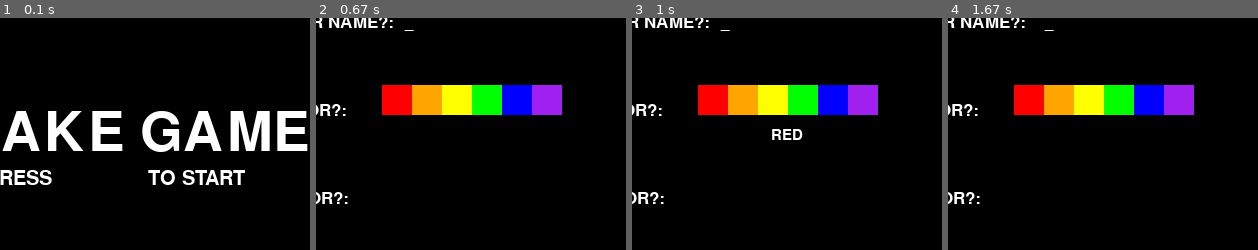
Above: before the commit, frames 1-4 (left to right).
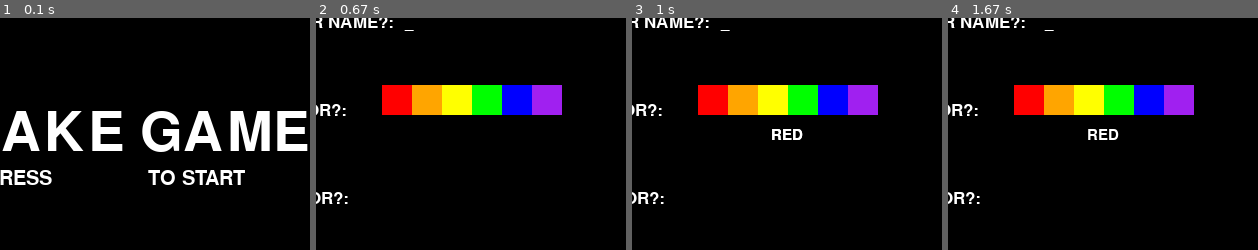
Above: after the commit, the same moments.

Repository: alexsavino/walmart_retro_snake
Game: pygame game, started from pygame_snake.py
The game is run twice, just before and just after one commit, with the same random seed, the same clock (stepped at 60 frames per second) and the same inputs.
Inputs (mouse positions are % of the whole screen's width and height, from its top left):
- Up to frame 1 (0.1 s): no input
- Up to frame 2 (0.67 s): tap Space at 0.33 s
- Up to frame 3 (1 s): click (45, 39) at 0.72 s
- Up to frame 4 (1.67 s): tap Space at 1.07, 1.37 s; click (62, 59) at 1.6 s
The pictures show only the part of the screen within x 32-82%, y 21-71%; the shares and areas given below are measured in that part.

Frames 1-2 are identical in both runs. In frame 3, 0.1% of the frame differs, in the area x 45-56%, y 47-53%; in frame 4, 0.3%.

Commit message:
update
1. turned the color box into messy functions to clean up later 2. made the arrows fill in when you hover over them 3. made it so that you actually do successfully go to the game screen from the option screen

Diff:
--- a/pygame_snake.py
+++ b/pygame_snake.py
@@ -25,23 +25,41 @@
 # FUNCTIONS THAT RELATE THE SCREENS...
 def back_arrow():
     arrow_color = 'red'
+
+    # TO DRAW THE NEUTRAL ARROW OUTLINE...
     x = 3
     y = 5
     dilation = 5
     back_arrow_vertices = list(dilation * np.array([(x, y), (x+3, y+2.5), (x+3, y+1.25),
                 (x+7, y+1.25), (x+7, y-1.25), (x+3, y-1.25), (x+3, y-2.5)]))
     pyg.draw.polygon(screen, arrow_color, back_arrow_vertices, width=2)
+
+    # TO ENABLE HOVER COLOR...
+    if is_inside_arrow(mouse_pos, back_arrow_vertices):
+        polygon_surface = pyg.Surface((width,height), pyg.SRCALPHA)
+        pyg.draw.polygon(polygon_surface, arrow_color, back_arrow_vertices)
+        screen.blit(polygon_surface, (0, 0))
+
     return back_arrow_vertices
 
 
 def forward_arrow():
     arrow_color = 'green'
+
+    # TO DRAW THE NEUTRAL ARROW OUTLINE...
     x = 124.5
     y = 90
     dilation = 5
     forward_arrow_vertices = list(dilation * np.array([(x, y), (x-3, y+2.5), (x-3, y+1.25),
                 (x-7, y+1.25), (x-7, y-1.25), (x-3, y-1.25), (x-3, y-2.5)]))
     pyg.draw.polygon(screen, arrow_color, forward_arrow_vertices, width=2)
+
+    # TO ENABLE HOVER COLOR...
+    if is_inside_arrow(mouse_pos, forward_arrow_vertices):
+        polygon_surface = pyg.Surface((width,height), pyg.SRCALPHA)
+        pyg.draw.polygon(polygon_surface, arrow_color, forward_arrow_vertices)
+        screen.blit(polygon_surface, (0, 0))
+
     return forward_arrow_vertices
 
 
@@ -62,7 +80,7 @@
         p1x, p1y = p2x, p2y
     return inside
 
-
+hovered_color = None
 # CREATING SCREEN CONDITIONS...
 # PRIMARY GAME LOOP...
 while True:
@@ -188,35 +206,43 @@
 
 
 
-
-
-        # TRYING TO DEFINE A COLOR LINE TO HOPEFULLY PUT IN A FUNCTION!
-        color_options = ['RED','ORANGE','YELLOW','GREEN','BLUE','PURPLE']
-        clicked_box_index = None
-
-        for color_index in range(len(color_options)):
-            color_box_width = 30
-            color_box_x = snake_q_rect.right + 30 + (color_index * color_box_width)
-            color_box_height_adj = -17
-            color_box_y = snake_q_top + color_box_height_adj
-            given_box = pyg.Rect(color_box_x,color_box_y,
-                color_box_width,color_box_width)
-            pyg.draw.rect(screen, color_options[color_index], given_box)
-
-            # this is to add white around the boxes? idk if this fits the look lol
-            #pyg.draw.rect(screen, gen_col, [color_box_x,color_box_y,
-            #    color_box_width,color_box_width],width=1)
-
-            if given_box.collidepoint(mouse_pos):
-                snake_color = a_font.render(str(color_options[color_index]),
-                    True, gen_col)
-                snake_color_width = 360
-                snake_color_height_adj = 33
-                snake_color_height = snake_q_top + snake_color_height_adj
-                snake_color_rect = snake_color.get_rect(center=(snake_color_width,snake_color_height))
-                screen.blit(snake_color, snake_color_rect)
+        def color_bar_caption(snake_color):
+            snake_color_width = 360
+            snake_color_height_adj = 33
+            snake_color_height = snake_q_top + snake_color_height_adj
+            snake_color_rect = snake_color.get_rect(center=(snake_color_width,snake_color_height))
+            screen.blit(snake_color, snake_color_rect)
+
+        def color_bar_system():
+
+            global hovered_color
+
+            color_options = ['RED','ORANGE','YELLOW','GREEN','BLUE','PURPLE']
+
+            for color_index in range(len(color_options)):
+                # DRAWING THE COLORED RECTANGLES...
+                color_box_width = 30
+                color_box_x = snake_q_rect.right + 30 + (color_index * color_box_width)
+                color_box_height_adj = -17
+                color_box_y = snake_q_top + color_box_height_adj
+                given_box = pyg.Rect(color_box_x,color_box_y,
+                    color_box_width,color_box_width)
+                pyg.draw.rect(screen, color_options[color_index], given_box)
+
+                # TO SEE IF THE MOUSE IS HOVERING OVER EACH BOX...
+                if given_box.collidepoint(mouse_pos):
+                    snake_color = a_font.render(str(color_options[color_index]),
+                        True, gen_col)
+                    color_bar_caption(snake_color)
+                    hovered_color = color_options[color_index]
+
+            if hovered_color:
+                snake_color = a_font.render(str(hovered_color), True, gen_col)
+                color_bar_caption(snake_color)
 
                 #pyg.draw.rect(screen, gen_col, given_box, width=2)
+
+        color_bar_system()
 
 
 
@@ -257,20 +283,18 @@
                 elif event.unicode.isalpha() or event.unicode.isspace():
                     if event.unicode != '\t':
                         username += event.unicode
-            # WHAT HAPPENS IF BACK-BUTTON IS PRESSED...
+            # WHAT HAPPENS WHEN THE MOUSE IS CLICKED...
             elif (event.type == MOUSEBUTTONDOWN) and (event.button == 1):
+                # WHAT HAPPENS IF BACK-BUTTON IS PRESSED...
                 if is_inside_arrow(mouse_pos, back_arrow_polygon_option):
                     title_screen = True
                     option_screen = False
                     break
-            # WHAT HAPPENS IF FORWARD BUTTON IS PRESSED...
-            '''
-            elif (event.type == MOUSEBUTTONDOWN) and (event.button == 1):
+                # WHAT HAPPENS IF FORWARD BUTTON IS PRESSED...
                 if is_inside_arrow(mouse_pos, forward_arrow_polygon_option):
                     game_screen = True
                     option_screen = False
                     break
-            '''
             # WHAT HAPPENS WHEN YOU CLICK ON THE COLOR BOXES?
             # ...
 
@@ -278,7 +302,8 @@
 
 
 # maybe i can make it so that when you do hit enter on your name quotes appear?
-#   maybe a color change? something to differentiate
+#   maybe a color change? put a white box around it? something to differentiate
+#   how could you go back and edit it yourself?
 
 
 #@@@@@@@@@@@@@@@@@@@@@@@@@@@@@@@@@@@@@@@@@@@@@@@@@@@@@@@@@@@@@@@@@@@@@@@@@@@@@@@@@@@@@@@@@@@@@@@@@@@@@@@@@@@@@@@@@@@@@@@@@@@@@@@@@@@@@@@@@@@@@
@@ -319,6 +344,4 @@
         pyg.display.flip()
     '''
 
-    pyg.quit()
-
-# %%
+pyg.quit()
